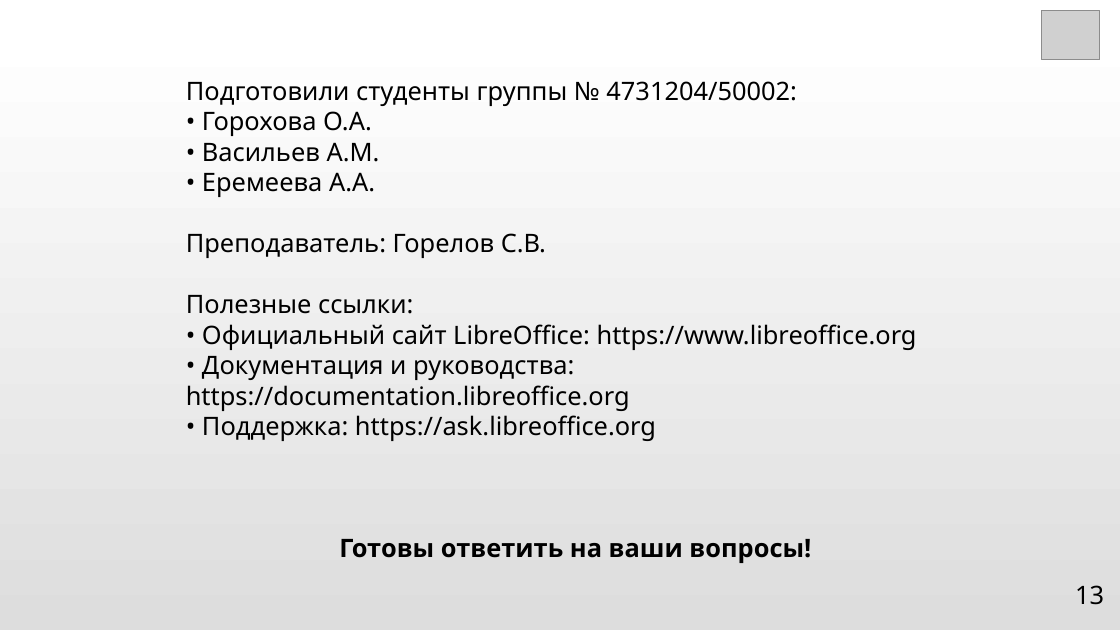
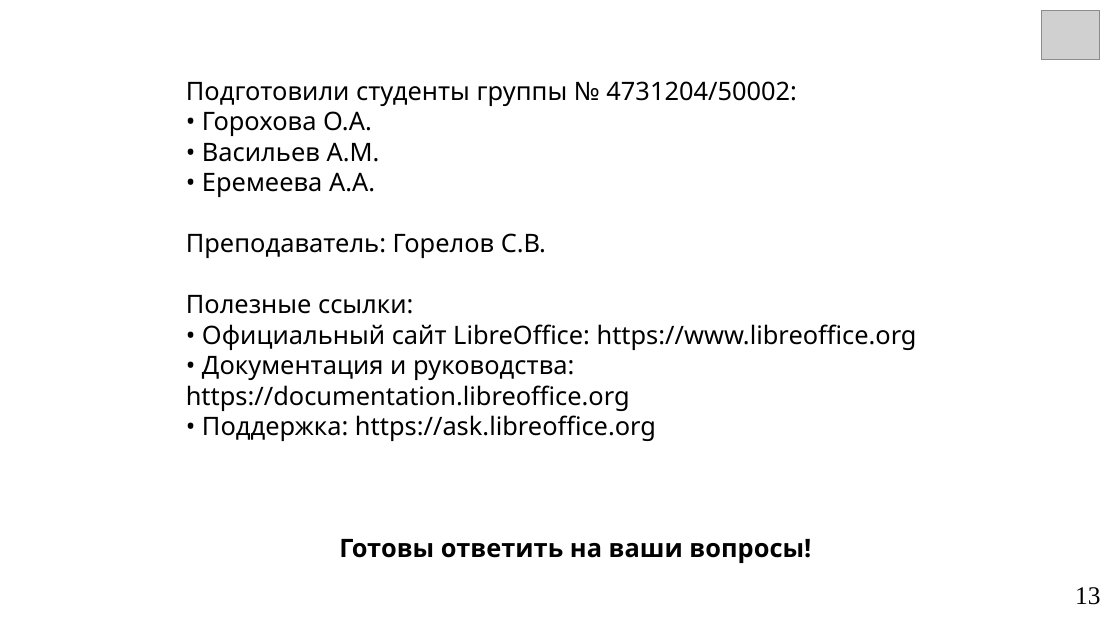
Before and after one commit to Soft-Darkness/digital-fundamentals, a slide deck: slide 13 of Documents/LibreOffice_review.odp. Drawn at 1120x630 pixels with LibreOffice and Linux fonts; fonts in the diff are those of the drawing; grey boxes stand for pictures. Boxes give left, top, right and bottom in pixels: in the first picture for what was removed or moved away, otherwise in the second. Text is boxed around its words. In the diff, an @@ line names an element or a change of style, - is before the commit and + after.

```diff
--- a/Documents/LibreOffice_review.odp
+++ b/Documents/LibreOffice_review.odp
@@ background gradient #FFFFFF to #DDDDDD to #FFFFFF @@
@@ page number at [1075,587,1100,605]: font Noto Sans to Times New Roman @@
```
Also in this commit, not shown: 11 other slides changed, 1 other file.
